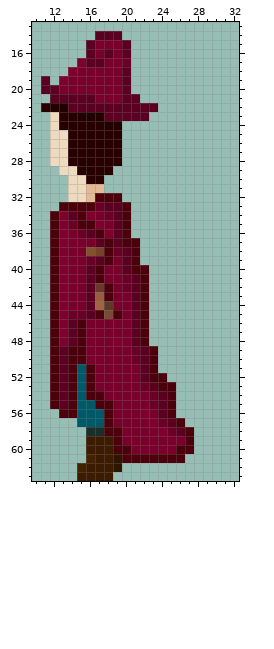
Two states of a pixel-art sprite, HowAboutSpikes/HowAboutSpikes.gmx/sprites/images/playerSpin_spr_3.png. The picture above is the old version.
The file is 37x64 pixels. Pixels under 10% opacity are left out. Colours within 5 levels of each other are drawn and written as one. Shown: x 10..32, y 13..63.
Once edited:
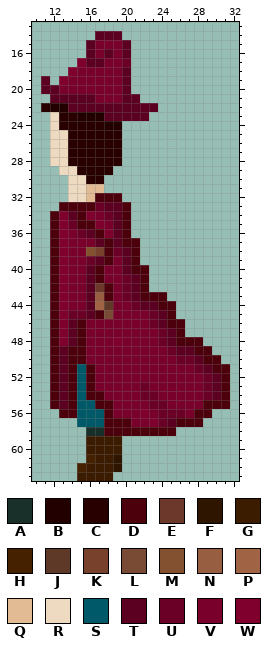
Palette (. is transparent): A #182f2a  B #220000  C #280000  D #4c000c  E #6c382c  F #2d1500  G #3c1c00  H #462100  J #5e3927  K #78412b  L #7a4b34  M #83512f  N #985e41  P #a06344  Q #e2bb94  R #eed9c1  S #005968  T #5b0020  U #6a0025  V #78002b  W #80002d
From old to new:
@@ x 17..32 @@
 42 EDVUTD..........
-43 NDVVTD..........
-44 PJVVTD..........
-45 DLDVTD..........
-46 VVVVTD..........
-47 VVVVTD..........
-48 VVWVTD..........
-49 VVVVUTD.........
-50 VVVVUTD.........
-51 VVVVVTD.........
-52 VVVVVTDD........
-53 VVVVVUTDD.......
-54 DVVVVVUTD.......
-55 DDVVVVUTD.......
-56 SDVVVWVTD.......
-57 SDVVVVWUTD......
-58 ADDVVVVWUTD.....
-59 GGDVVVVVVVD.....
-60 GGDDVVVVVDD.....
-61 GGFDDDDDDD......
+43 NDVUTDDD........
+44 PJVVUTTDD.......
+45 DLVVVVUTD.......
+46 VVVVVVUTDD......
+47 VVVVVVVUTD......
+48 VVWVVVVUTDDD....
+49 VVVVVVVVUTTDD...
+50 VVVVVVVVVUUTDD..
+51 VVVVVVVVVVVUTDD.
+52 VVVVVVVVVVVVUTD.
+53 VVVVVUVVVVVVUTD.
+54 DVVVVUUVVVVVUTD.
+55 DDVVVVUUVVVVDDD.
+56 SDVVVWVUUUVDD...
+57 SDDDVVWUTDDD....
+58 ADDDDDDDD.......
+59 GGG.............
+60 GGG.............
+61 GGF.............
 62 GGF.............
